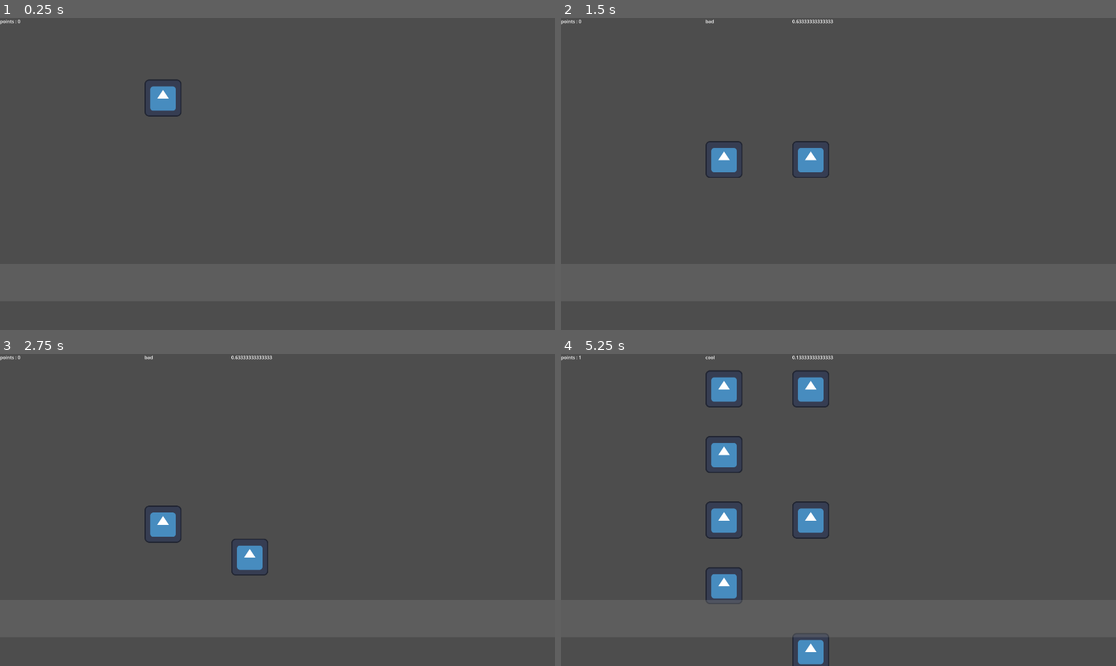
Above: before the commit, frames 1-4 (two rows, left to right).
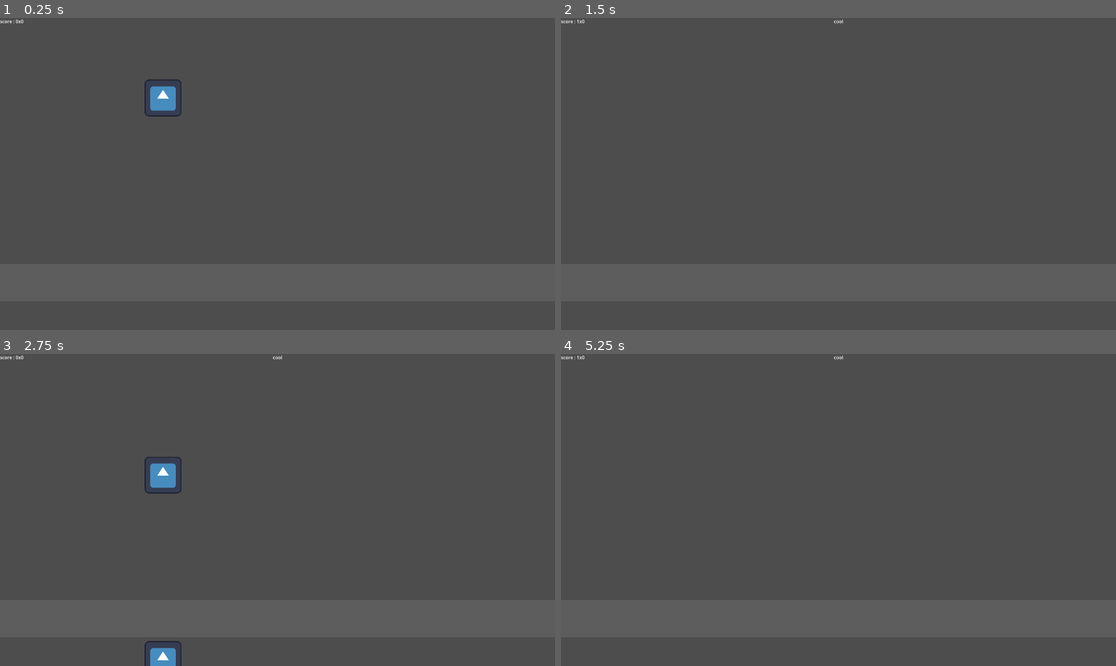
Above: after the commit, the same moments.

Repository: Flocondeglace/GameJamNoel2023
Game: Godot game, scene res://Scenes/game.tscn
Two runs of this game, one before a commit and one after it. Both use one fixed random seed, a clock stepped at 60 frames per second and the inputs below. The engine's default icon, where the game draws it, is replaced by a stand-in: a white triangle on a blue panel in a dark square.
Inputs:
- Up to frame 1 (0.25 s): no input
- Up to frame 2 (1.5 s): tap P (pop, bound only after the commit) at 0.6 s; tap A (capturera) at 1.35 s
- Up to frame 3 (2.75 s): tap P (pop, bound only after the commit) at 1.55, 2.3 s; tap , (capturerb, bound only after the commit) at 2.1 s
- Up to frame 4 (5.25 s): tap D (capturerb, bound only before the commit) at 2.85 s; tap P (pop, bound only after the commit) at 3.05, 3.6, 4.35 s; tap A (capturera) at 5.1 s

The runs differ from the first frame. In frame 1, less than 0.1% of the frame differs, in the area x 0-5%, y 0-3%; in frame 2, 1.1%; in frame 3, 1.9%; in frame 4, 3.4%, in the area x 0-51%, y 0-100%.

Commit message:
decoupage en manager

Diff:
--- /dev/null
+++ b/Scenes/audio_manager.tscn
@@ -0,0 +1,10 @@
+[gd_scene load_steps=3 format=3 uid="uid://bs2ob2rnbwuck"]
+
+[ext_resource type="Script" path="res://audio_manager.gd" id="1_86ms7"]
+[ext_resource type="AudioStream" uid="uid://btddci5e432ua" path="res://Musiques/we-wish-you-a-merry-christmas.mp3" id="2_rdymm"]
+
+[node name="AudioManager" type="Node2D"]
+script = ExtResource("1_86ms7")
+
+[node name="Musique1" type="AudioStreamPlayer" parent="."]
+stream = ExtResource("2_rdymm")
--- a/Scenes/game.tscn
+++ b/Scenes/game.tscn
@@ -1,13 +1,13 @@
-[gd_scene load_steps=3 format=3 uid="uid://bthskrpxkhbsj"]
+[gd_scene load_steps=4 format=3 uid="uid://bthskrpxkhbsj"]
 
 [ext_resource type="PackedScene" uid="uid://dmg7cbds21hfh" path="res://Scenes/game_manager.tscn" id="1_47n26"]
-[ext_resource type="PackedScene" uid="uid://hkfu5bb684l3" path="res://Scenes/line.tscn" id="2_smhgg"]
+[ext_resource type="PackedScene" uid="uid://8y1a4mxfo4n" path="res://Scenes/hud.tscn" id="3_kk6m2"]
+[ext_resource type="PackedScene" uid="uid://bs2ob2rnbwuck" path="res://Scenes/audio_manager.tscn" id="3_qtemb"]
 
 [node name="Game" type="Node2D"]
 
-[node name="HUD" type="CanvasLayer" parent="."]
+[node name="GameManager" parent="." instance=ExtResource("1_47n26")]
 
-[node name="Line" parent="HUD" instance=ExtResource("2_smhgg")]
-color = Color(0.462745, 0.462745, 0.462745, 0.392157)
+[node name="AudioManager" parent="." instance=ExtResource("3_qtemb")]
 
-[node name="GameManager" parent="." instance=ExtResource("1_47n26")]
+[node name="HUD" parent="." instance=ExtResource("3_kk6m2")]
--- a/Scenes/game_manager.tscn
+++ b/Scenes/game_manager.tscn
@@ -10,21 +10,8 @@
 wait_time = 5.0
 one_shot = true
 
-[node name="Ecart" type="Label" parent="."]
-layout_direction = 1
-anchors_preset = 1
-anchor_left = 1.0
-anchor_right = 1.0
-offset_left = 500.0
-offset_right = 600.0
-offset_bottom = 50.0
-grow_horizontal = 0
-
-[node name="Point" type="Label" parent="."]
-offset_right = 40.0
-offset_bottom = 23.0
-
 [node name="Timing" type="Label" parent="."]
+visible = false
 offset_left = 800.0
 offset_right = 801.0
 offset_bottom = 23.0
--- /dev/null
+++ b/Scenes/hud.tscn
@@ -0,0 +1,24 @@
+[gd_scene load_steps=3 format=3 uid="uid://8y1a4mxfo4n"]
+
+[ext_resource type="Script" path="res://Scripts/hud.gd" id="1_sh4ty"]
+[ext_resource type="PackedScene" uid="uid://hkfu5bb684l3" path="res://Scenes/line.tscn" id="2_nxdrm"]
+
+[node name="HUD" type="CanvasLayer"]
+script = ExtResource("1_sh4ty")
+
+[node name="Point" type="Label" parent="."]
+offset_right = 40.0
+offset_bottom = 23.0
+
+[node name="Line" parent="." instance=ExtResource("2_nxdrm")]
+color = Color(0.462745, 0.462745, 0.462745, 0.392157)
+
+[node name="Comment" type="Label" parent="."]
+anchors_preset = 5
+anchor_left = 0.5
+anchor_right = 0.5
+offset_left = -0.5
+offset_right = 0.5
+offset_bottom = 23.0
+grow_horizontal = 2
+horizontal_alignment = 1
--- a/Scenes/note.tscn
+++ b/Scenes/note.tscn
@@ -4,7 +4,17 @@
 [ext_resource type="Script" path="res://Scripts/note.gd" id="2_teufd"]
 
 [node name="Note" type="TextureRect"]
-offset_right = 40.0
-offset_bottom = 40.0
+anchors_preset = 8
+anchor_left = 0.5
+anchor_top = 0.5
+anchor_right = 0.5
+anchor_bottom = 0.5
+offset_left = -64.0
+offset_top = -64.0
+offset_right = 64.0
+offset_bottom = 64.0
+grow_horizontal = 2
+grow_vertical = 2
 texture = ExtResource("1_16ida")
+stretch_mode = 4
 script = ExtResource("2_teufd")
--- a/Scripts/game_manager.gd
+++ b/Scripts/game_manager.gd
@@ -2,13 +2,17 @@
 #signal envoyé quand une mesure a fini de spawn
 signal fin_mesure
 
+# Manager
+var audio_manager
+var hud
+
 # liste des tuiles des notes en cours de descente
 var liste_note
-#label -> à bouger dans hub
-var label_point
-var label_ecart
+
 # Nombre total de point : différent suivant la performance
 var tot_point
+
+var combo # nb de perfect d'affilée actuellement
 
 # Template
 var note_template = preload("res://Scenes/note.tscn")
@@ -21,13 +25,13 @@
 	liste_note = []
 	# Initialiser variables
 	tot_point = 0
-	# Label
-	label_ecart = $Ecart
-	label_point = $Point
-	label_point.text = "points : " + str(tot_point)
+
+	# Manager
+	audio_manager = get_parent().get_node("./AudioManager")
+	hud = get_parent().get_node("./HUD")
 
 	# Debut partie
-	debut_lacher_note()
+	start_musique()
 
 # Called every frame. 'delta' is the elapsed time since the previous frame.
 func _process(_delta):
@@ -35,7 +39,7 @@
 		tester_touche(touche)
 
 	if (Input.is_action_just_pressed("pop")):
-		debut_lacher_note()
+		start_musique()
 
 	if (Input.is_action_just_pressed("quitter")):
 		get_tree().quit()
@@ -55,13 +59,18 @@
 			if (non_vide): break
 
 		# On regarde s'il y a bien une note correspondante à la touche préssée
+		var trouve = false # si toujours à false, mauvaise touche appuyée donc perte combo
 		if (liste_note!=[]):
 			for n in liste_note[0]:
 				if n.get_num_touche() == nums_touches.get(nom_touche):
 					n.attrape() # si la touche est pas déjà sortie de l'écran
 					liste_note[0].erase(n)
 					noter_action(n.get_temps_ecart())
+					trouve = true
 					break
+			if trouve == false:
+				reset_combo()
+				hud.update_score(tot_point,combo)
 
 
 func ajouter_note(liste_num):
@@ -73,9 +82,16 @@
 		add_child(note)
 	liste_note.append(l)
 
-
-func debut_lacher_note():
-	$Musique.play()
+func init_data():
+	combo = 0
+	tot_point = 0
+	liste_note = []
+	hud.update_score(tot_point,combo)
+
+func start_musique():
+	init_data()
+	audio_manager.activer_musique(0)
+	#$Musique.play()
 	for i in range(0,2):
 		noire([0])
 		await $Timer.timeout
@@ -131,6 +147,8 @@
 #	#mesure 17
 #	blanche([0,1])
 #	await $Timer.timeout
+	#Fin musique
+
 
 
 func pattern1blanche2noires():
@@ -191,16 +209,21 @@
 
 func noter_action(t):
 	$Timing.text = str(t)
-	if t > 0.4 :
-		label_ecart.text = "bad"
+	if t > 0.8 :
+		hud.add_comment("bad")
+		reset_combo()
 	elif t < 0.1:
-		label_ecart.text = "perfect"
-		tot_point += 2
+		hud.add_comment("perfect")
+		combo += 1
+		tot_point += 1*combo
 	else :
-		label_ecart.text = "cool"
+		hud.add_comment("cool")
+		reset_combo()
 		tot_point += 1
-	label_point.text = "points : " + str(tot_point)
-
+	hud.update_score(tot_point,combo)#.text = "points : " + str(tot_point) + "	x" +str(combo)
+
+func reset_combo():
+	combo = 0
 
 # musique :
 # we wish you a merry  : Music by <a href="https://pixabay.com/fr/users/white_records-32584949/?utm_source=link-attribu …(217 unchanged characters)…
--- /dev/null
+++ b/Scripts/hud.gd
@@ -0,0 +1,7 @@
+extends CanvasLayer
+
+func update_score(score,combo):
+	$Point.text = "score : " + str(score) + "x" + str(combo)
+
+func add_comment(texte):
+	$Comment.text = texte
--- a/Scripts/note.gd
+++ b/Scripts/note.gd
@@ -9,19 +9,24 @@
 var num_touche
 var x
 var immobile
+var gameManager
 
+func _ready():
+	gameManager = get_parent()
 
 # Called every frame. 'delta' is the elapsed time since the previous frame.
 func _process(delta):
 	if (num_touche!=null && !immobile):
 		set_position(position.move_toward(Vector2(x,1500),speed*delta))
 		if (position == Vector2(x,1500)):
+			gameManager.reset_combo()
 			queue_free()
 
 func apparition(num:int=0):
 	immobile = false;
 	#Timer
 	timer_descente = Timer.new()
+	timer_descente.set_one_shot(true)
 	timer_descente.connect("timeout",_on_timer_timeout)
 	add_child(timer_descente)
 	push_warning(timer_descente)
@@ -42,7 +47,7 @@
 	var tleft = timer_descente.get_time_left()
 	var temps_ecart
 	if (tleft == 0):
-		temps_ecart = (Time.get_ticks_msec() - float(temps_fin))/1000
+		temps_ecart = (float(Time.get_ticks_msec()) - float(temps_fin))/1000
 	else :
 		temps_ecart = (tleft)
 	push_warning("temps ecart : " + str(temps_ecart) + "tleft : " + str(tleft))
@@ -52,6 +57,16 @@
 	var effect_time = Timer.new()
 	add_child(effect_time)
 	effect_time.start(0.01)
+
+	# Effet de grossissement
+	var ptaille = get_minimum_size()
+	var taille = get_minimum_size()*1.1
+	set_size(taille)
+	var xdec = (taille.x/2) - (ptaille.x/2)
+	var ydec = (taille.y/2) - (ptaille.y/2)
+	set_position(position - Vector2(xdec,ydec))
+
+	# Effet de stop
 	immobile = true
 	await effect_time.timeout
 	queue_free()
--- /dev/null
+++ b/audio_manager.gd
@@ -0,0 +1,4 @@
+extends Node2D
+
+func activer_musique(num):
+	get_child(num).play()
--- a/project.godot
+++ b/project.godot
@@ -35,12 +35,12 @@
 }
 capturerb={
 "deadzone": 0.5,
-"events": [Object(InputEventKey,"resource_local_to_scene":false,"resource_name":"","device":-1,"window_id":0,"alt_pressed":false,"shift_pressed":false,"ctrl_pressed":false,"meta_pressed":false,"pressed":false,"keycode":0,"physical_keycode":68,"key_label":0,"unicode":100,"echo":false,"script":null)
+"events": [Object(InputEventKey,"resource_local_to_scene":false,"resource_name":"","device":-1,"window_id":0,"alt_pressed":false,"shift_pressed":false,"ctrl_pressed":false,"meta_pressed":false,"pressed":false,"keycode":0,"physical_keycode":59,"key_label":0,"unicode":109,"echo":false,"script":null)
 ]
 }
 pop={
 "deadzone": 0.5,
-"events": [Object(InputEventKey,"resource_local_to_scene":false,"resource_name":"","device":-1,"window_id":0,"alt_pressed":false,"shift_pressed":false,"ctrl_pressed":false,"meta_pressed":false,"pressed":false,"keycode":0,"physical_keycode":59,"key_label":0,"unicode":109,"echo":false,"script":null)
+"events": [Object(InputEventKey,"resource_local_to_scene":false,"resource_name":"","device":-1,"window_id":0,"alt_pressed":false,"shift_pressed":false,"ctrl_pressed":false,"meta_pressed":false,"pressed":false,"keycode":0,"physical_keycode":80,"key_label":0,"unicode":112,"echo":false,"script":null)
 ]
 }
 
Not shown, changed: Builds/Linux/ChrismasRythm.pck
Not shown, changed: Builds/Windows/ChrismasRythm.pck
